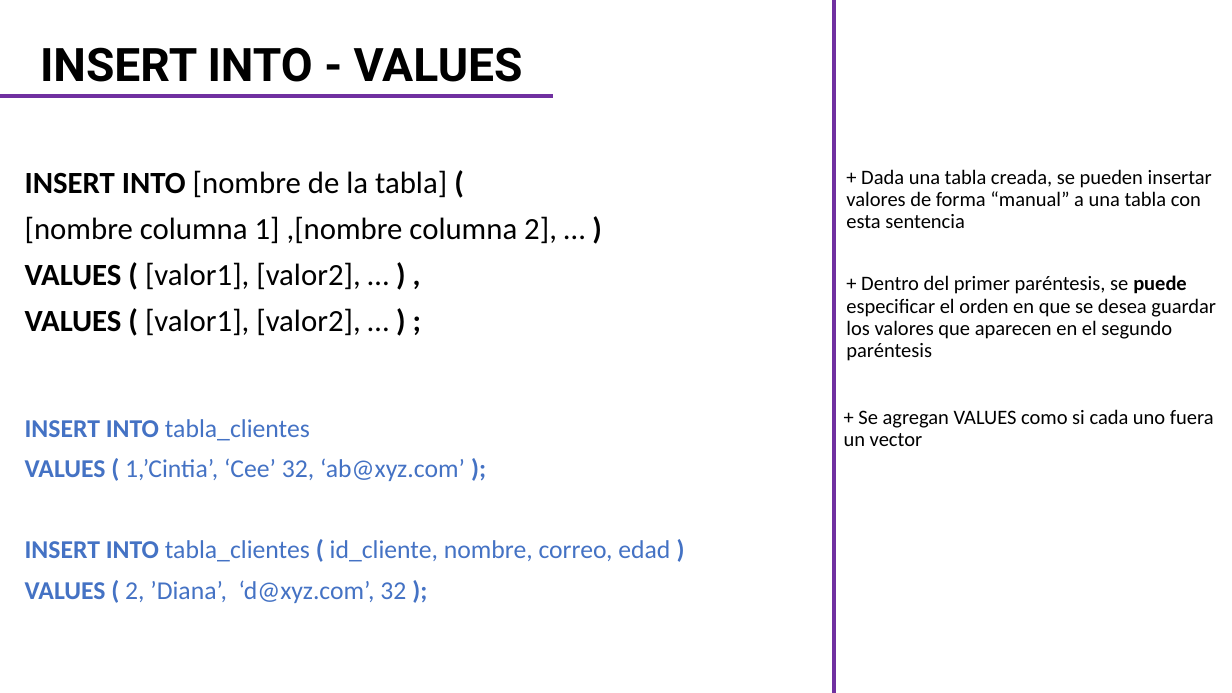
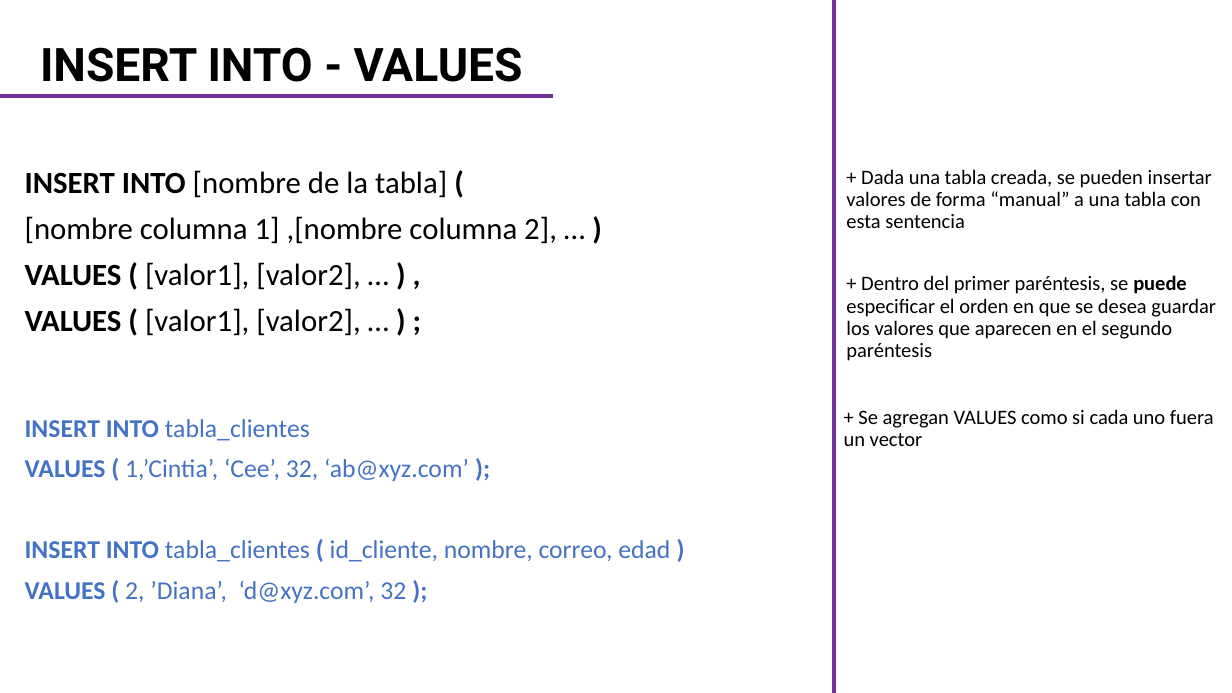
Before and after one commit to CarlosCamposs/Curso-AABD_SQL, a slide deck: slide 4 of Curso AABD-SQL (Notas).pptx. Drawn at 1232x693 pixels with LibreOffice and Linux fonts; fonts in the diff are those of the drawing. Boxes give left, top, right and bottom in pixels: in the first picture for what was removed or moved away, otherwise in the second. Text is boxed around its words. In the diff, an @@ line names an element or a change of style, - is before the commit and + after.

```diff
--- a/Curso AABD-SQL (Notas).pptx
+++ b/Curso AABD-SQL (Notas).pptx
@@ text at (25, 458, 469, 481): text changed @@
-VALUES ( 1,’Cintia’, ‘Cee’ 32, ‘ab@xyz.com’ );
+VALUES ( 1,’Cintia’, ‘Cee’, 32, ‘ab@xyz.com’ );
```
Also in this commit, not shown: 1 other slide changed.
